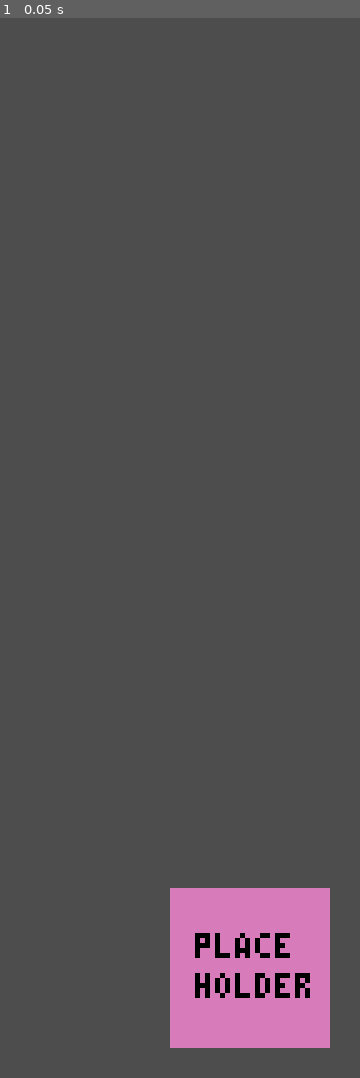
Above: before the commit, frame 1.
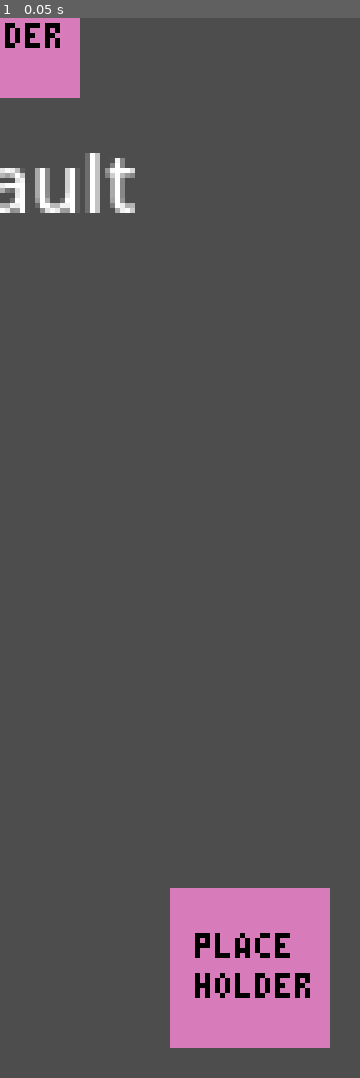
Above: after the commit, the same moment.

Repository: lehmius/typing-tides
Game: Godot game, scene res://scenes/game.tscn
Same seed, same stepped clock (60 frames per second), same inputs: the game is played once before the commit and once after it. The engine's default icon, where the game draws it, is replaced by a stand-in: a white triangle on a blue panel in a dark square.
Inputs:
- Up to frame 1 (0.05 s): no input

The runs differ from the first frame. In frame 1, 2.8% of the frame differs, in the area x 0-38%, y 0-19%.
Error after the commit: Invalid access to property or key 'position' on a base object of type 'Nil'. (res://scenes/enemy.gd:50)

Commit message:
Added instanceEnemy function in GameStateHandler to create Enemies

Diff:
--- a/scenes/game_state_handler.gd
+++ b/scenes/game_state_handler.gd
@@ -10,9 +10,11 @@
 var player:Node							# Holds the reference to the player
 
 var playerScene: PackedScene = preload("res://scenes/player.tscn")
+var enemyScene: PackedScene = preload("res://scenes/enemy.tscn")
 
 func _ready() -> void:
 	instancePlayer()
+	instanceEnemy()
 
 ## Instances the Player within the game.
 ##
@@ -30,3 +32,14 @@
 	var wordlist="Katze,Hund,Haus,Apfel,Buch,Tisch,Wasser,Stadt,Fenster,Blume,Regen,Erde,Lächeln,Fahrrad,Mond".split(",")
 	var word=wordlist[randi_range(0,wordlist.size()-1)]
 	return word
+
+## Instances an enemy scene with a word from the getNextWord function,
+## positions it at a random position just outside the screen and populates variables accordingly.
+##
+## @returns: void
+func instanceEnemy() -> void:
+	var word = getNextWord()
+	var nextEnemy = enemyScene.instantiate()
+	nextEnemy.position = Vector2(0,0) # TODO: Generate Position
+	enemyReferences+=[nextEnemy]
+	add_child(nextEnemy)
